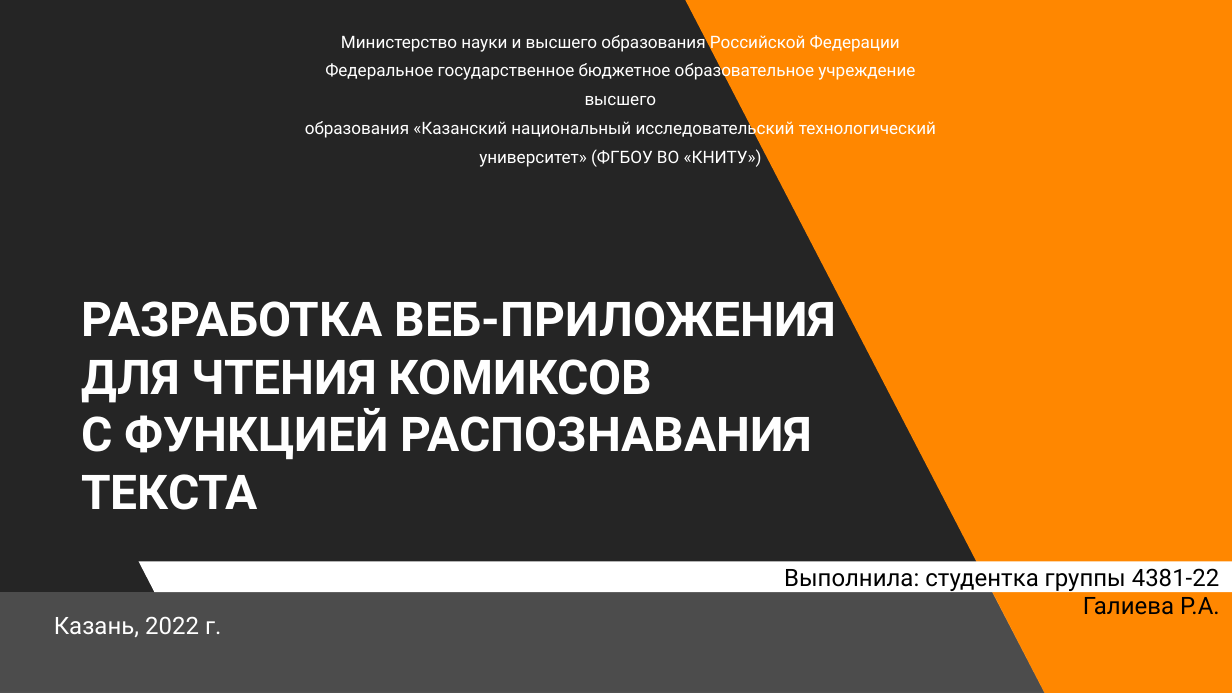
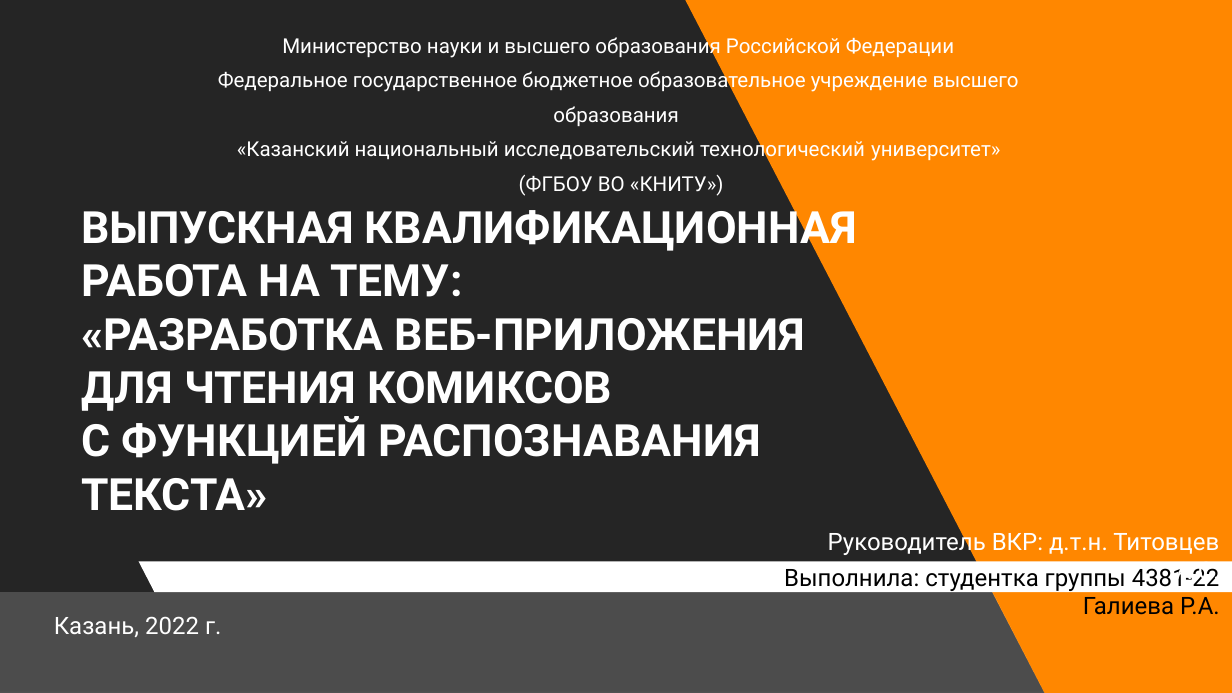
Before and after one commit to adavisly/ComicBookReader-ASP-MVC, a slide deck: slide 1 of conference/Галиева_Р.А._презентация.pptx. Drawn at 1232x693 pixels with LibreOffice and Linux fonts; fonts in the diff are those of the drawing; background and template pictures are left out; a plain dark background stands for a picture behind light text. Boxes give left, top, right and bottom in pixels: in the first picture for what was removed or moved away, otherwise in the second. Text is boxed around its words. In the diff, an @@ line names an element or a change of style, - is before the commit and + after.

```diff
--- a/conference/Галиева_Р.А._презентация.pptx
+++ b/conference/Галиева_Р.А._презентация.pptx
@@ text "Министерство науки и высшего образования ...": place and size @@
-text "Министерство науки и высшего образования ..." at [305, 32, 936, 167]
+text "Министерство науки и высшего образования ..." at [218, 34, 1019, 196]
@@ text at [282, 34, 954, 59]: size 10 to 12 pt in "Министерство науки и высшего образования Российской Федераци ..." @@
@@ text at [218, 68, 1019, 196]: text changed; size 10 to 12 pt @@
-Федеральное государственное бюджетное образовательное учреждение высшего
-образования «Казанский национальный исследовательский технологический
-университет» (ФГБОУ ВО «КНИТУ»)
+Федеральное государственное бюджетное образовательное учреждение высшего образования
+«Казанский национальный исследовательский технологический университет»
+(ФГБОУ ВО «КНИТУ»)
@@ text "ВЫПУСКНАЯ КВАЛИФИКАЦИОННАЯ": place and size @@
-text "ВЫПУСКНАЯ КВАЛИФИКАЦИОННАЯ" at [81, 301, 836, 510]
+text "ВЫПУСКНАЯ КВАЛИФИКАЦИОННАЯ" at [81, 202, 857, 511]
@@ text at [81, 202, 857, 351]: text changed; size 28 to 26 pt @@
-РАЗРАБОТКА ВЕБ-ПРИЛОЖЕНИЯ
+ВЫПУСКНАЯ КВАЛИФИКАЦИОННАЯ
+РАБОТА НА ТЕМУ:
+«РАЗРАБОТКА ВЕБ-ПРИЛОЖЕНИЯ
@@ text at [81, 371, 612, 411]: size 28 to 26 pt in "ДЛЯ ЧТЕНИЯ КОМИКСОВ" @@
@@ text at [81, 416, 760, 511]: text changed; size 28 to 26 pt @@
-С ФУНКЦИЕЙ РАСПОЗНАВАНИЯ ТЕКСТА
+С ФУНКЦИЕЙ РАСПОЗНАВАНИЯ ТЕКСТА»
@@ text added at [828, 528, 1220, 585], 14 pt, text #FFFFFF @@
+Руководитель ВКР: д.т.н. Титовцев А.С.
```
Also in this commit, not shown: 4 other slides changed, 1 slide added, 16 other files.
